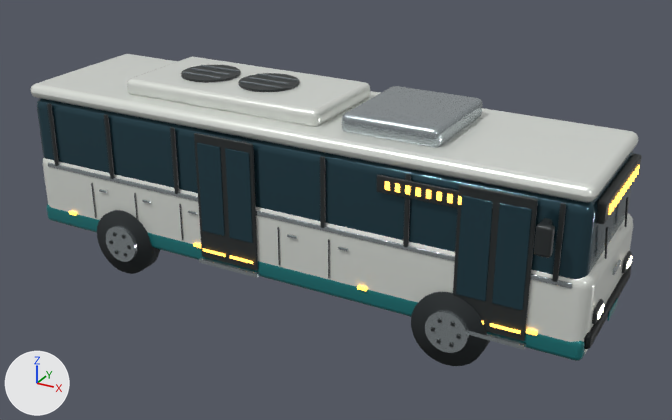
The glTF model ai_builder/static/models/city-bus-v1.glb: old version first, new version second.
Both versions are drawn from a 50 mm lens placed at (6.84, -11.76, 7.23), pointed at (0.36, 0.03, 1.34). Arrows for +X, +Y and +Z are at lower left; the lights stay in place. The older version comes first. Where no turn or scale is listed for an object, it has been applied to the vertices.

The first picture shows 'Continuous window band', 'Door glass', 'Door glass.001', 'Door glass.002', 'Door glass.003', 'HVAC pod', 'Low floor body', 'Lower green skirt', 'Passenger door', 'Passenger door.001', 'Road wheel front_left', 'Roof battery pod', 'Roof shell' and 47 more.
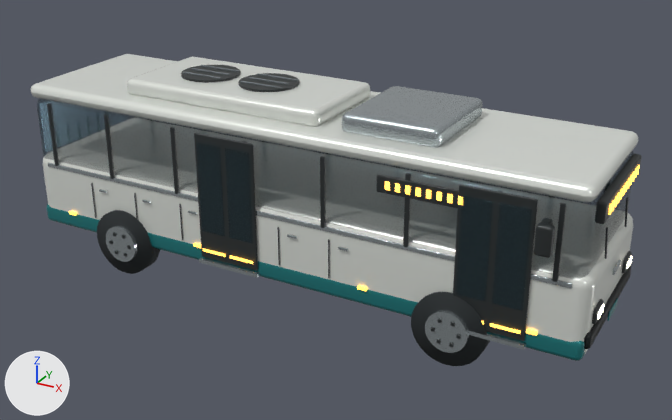
The change, as a diff of the scene's bpy script:
```diff
--- a/ai_builder/static/models/city-bus-v1.glb.py
+++ b/ai_builder/static/models/city-bus-v1.glb.py
@@ mat_smoked_blue_glazing @@
 mat_smoked_blue_glazing.roughness = 0.14
+mat_smoked_blue_glazing.alpha = 0.42
```

Changed parts and their boxes (x1, y1, x2, y2) in the pictures (672 x 420 px):
'Continuous window band', surface changed: (37, 98, 633, 279) in both
'Door glass.001', surface changed: (492, 203, 532, 310) in both
'Door glass', surface changed: (456, 196, 493, 301) in both
'Door glass.003', surface changed: (225, 148, 253, 243) in both
'Door glass.002', surface changed: (197, 143, 225, 236) in both
